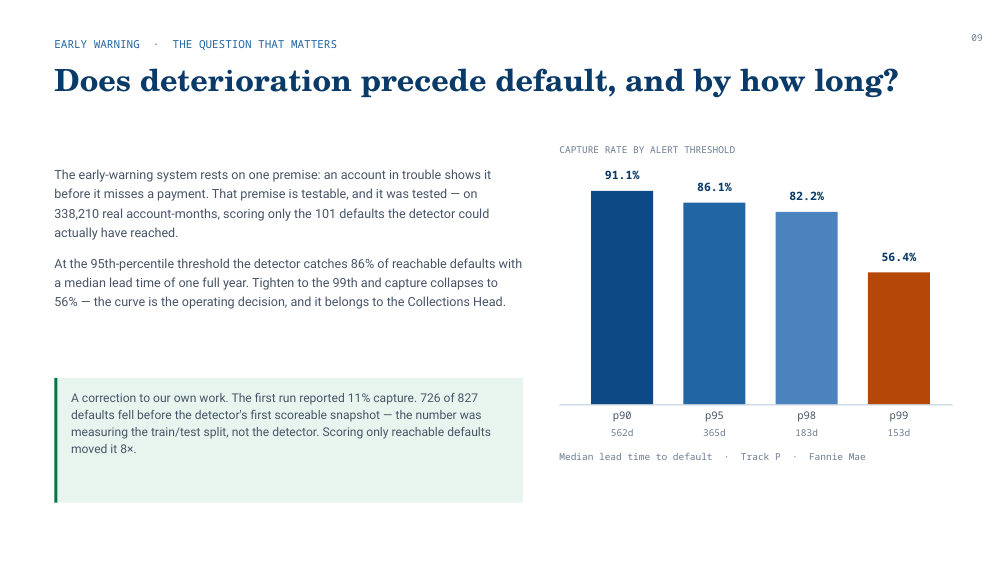
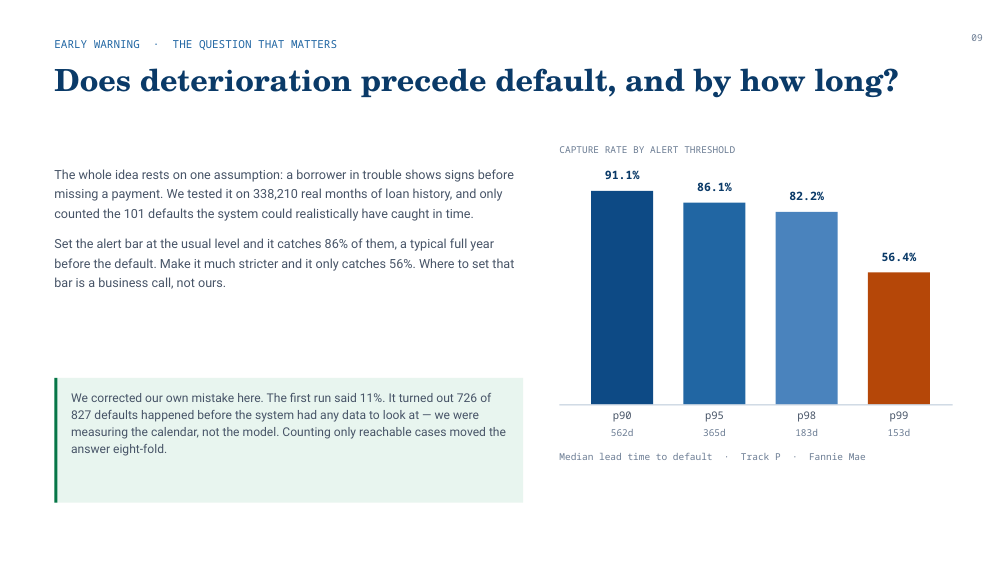
Before and after one commit to Divanshu0212/AILendingHub, a slide deck: slide 9 of Lending_Hub_EPIC_8.pptx. Drawn at 1008x567 pixels with LibreOffice and Linux fonts; fonts in the diff are those of the drawing. Boxes give left, top, right and bottom in pixels: in the first picture for what was removed or moved away, otherwise in the second. Text is boxed around its words. In the diff, an @@ line names an element or a change of style, - is before the commit and + after.

```diff
--- a/Lending_Hub_EPIC_8.pptx
+++ b/Lending_Hub_EPIC_8.pptx
@@ text at bbox=[54, 169, 514, 289]: text changed @@
-The early-warning system rests on one premise: an account in trouble shows it before it misses a payment. That premise is testable, and it was tested — on 338,210 real account-months, scoring only the 101 defaults the detector could actually have reached.
-At the 95th-percentile threshold the detector catches 86% of reachable defaults with a median lead time of one full year. Tighten to the 99th and capture collapses to 56% — the curve is the operating decision, and it belongs to the Collections Head.
+The whole idea rests on one assumption: a borrower in trouble shows signs before missing a payment. We tested it on 338,210 real months of loan history, and only counted the 101 defaults the system could realistically have caught in time.
+Set the alert bar at the usual level and it catches 86% of them, a typical full year before the default. Make it much stricter and it only catches 56%. Where to set that bar is a business call, not ours.
@@ text at bbox=[71, 393, 506, 456]: text changed @@
-A correction to our own work. The first run reported 11% capture. 726 of 827 defaults fell before the detector's first scoreable snapshot — the number was measuring the train/test split, not the detector. Scoring only reachable defaults moved it 8×.
+We corrected our own mistake here. The first run said 11%. It turned out 726 of 827 defaults happened before the system had any data to look at — we were measuring the calendar, not the model. Counting only reachable cases moved the answer eight-fold.
```
Also in this commit, not shown: 11 other slides changed, 1 other file.
